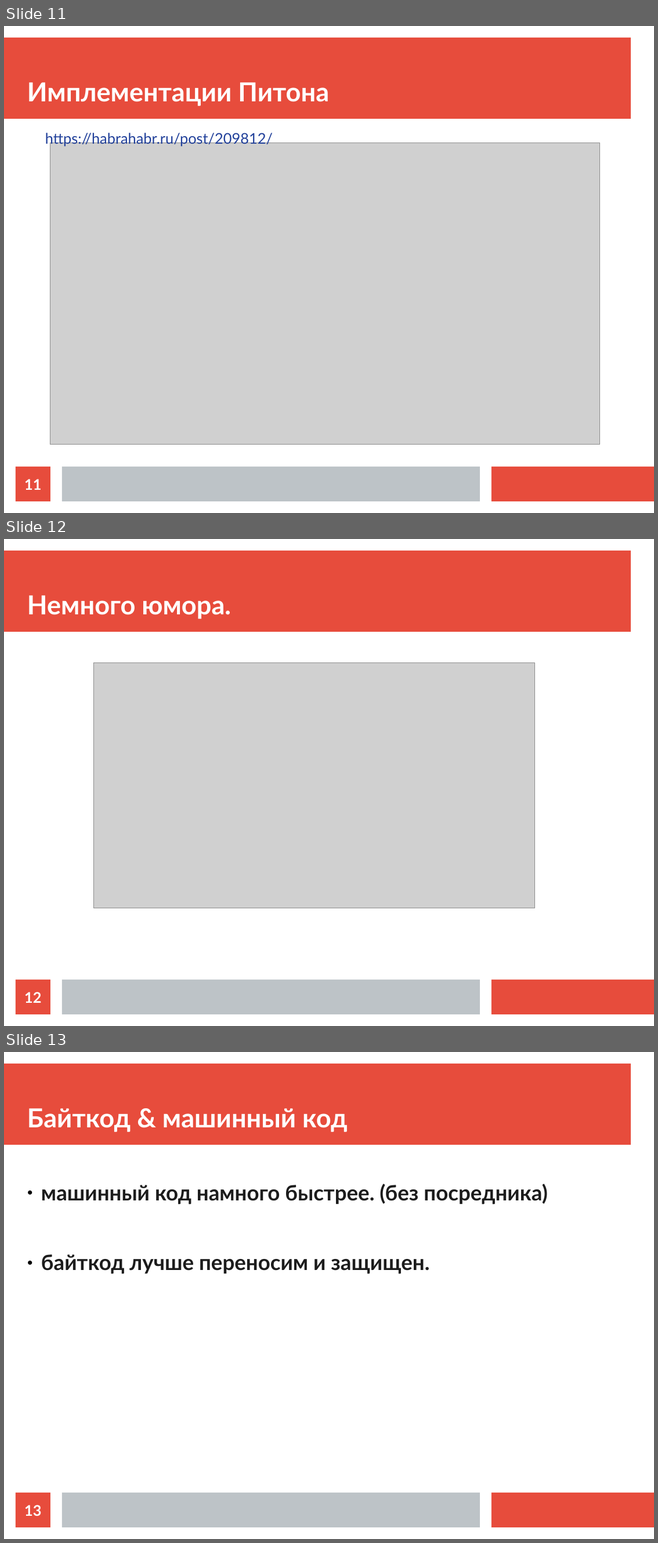
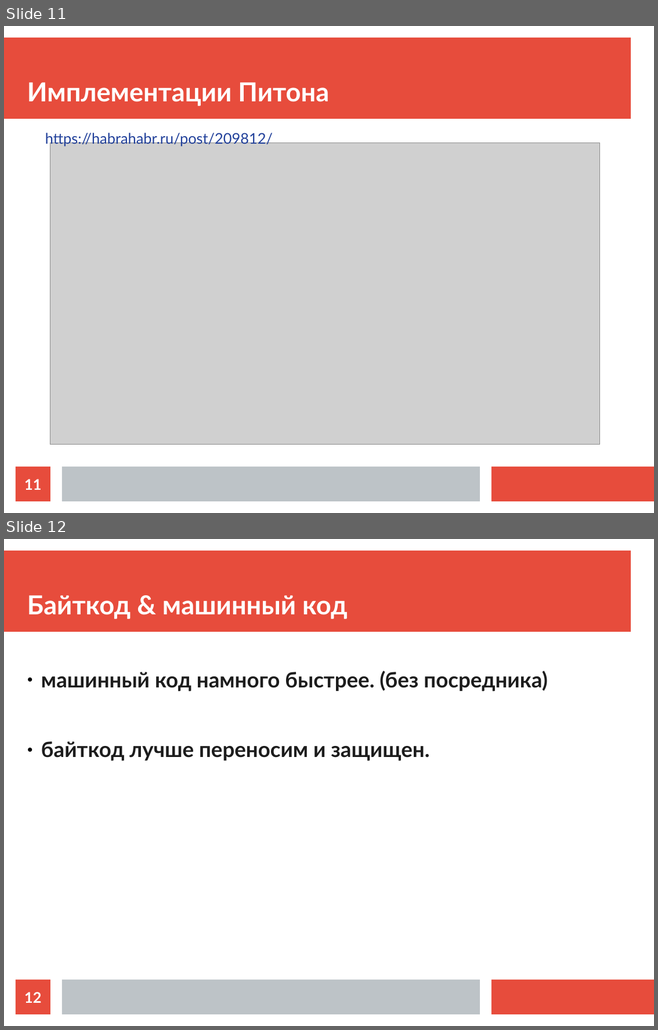
Before and after one commit to zhakin17/puthon_course, a slide deck: lesson_1/hello_python.odp. Shown one above the other, each under a label of ours: slides 11, 12 and 13 before the commit, slides 11 and 12 after it. The pictures are 658x1543 and 658x1030 pixels, drawn with LibreOffice and Linux fonts; fonts in the diff are those of the drawing; grey boxes stand for pictures. Boxes give left, top, right and bottom in pixels: in the first picture for what was removed or moved away, otherwise in the second. Text is boxed around its words. In the diff, an @@ line names an element or a change of style, - is before the commit and + after.

```diff
--- a/lesson_1/hello_python.odp
+++ b/lesson_1/hello_python.odp
@@ slide 12 removed at [4, 539, 654, 1026], background #FFFFFF; not listed: 3 template elements that a slide beside it also shows @@
@@ title removed at [27, 595, 231, 619] @@
-Немного юмора.
@@ picture removed at [93, 663, 535, 908] @@
@@ page number removed at [16, 980, 50, 1015] @@
-12
@@ what was slide 13 is now slide 12 @@
@@ page number at [24, 992, 41, 1003]: text changed @@
-13
+12
```
Also in this commit, not shown: 1 slide changed, 4 other files.
